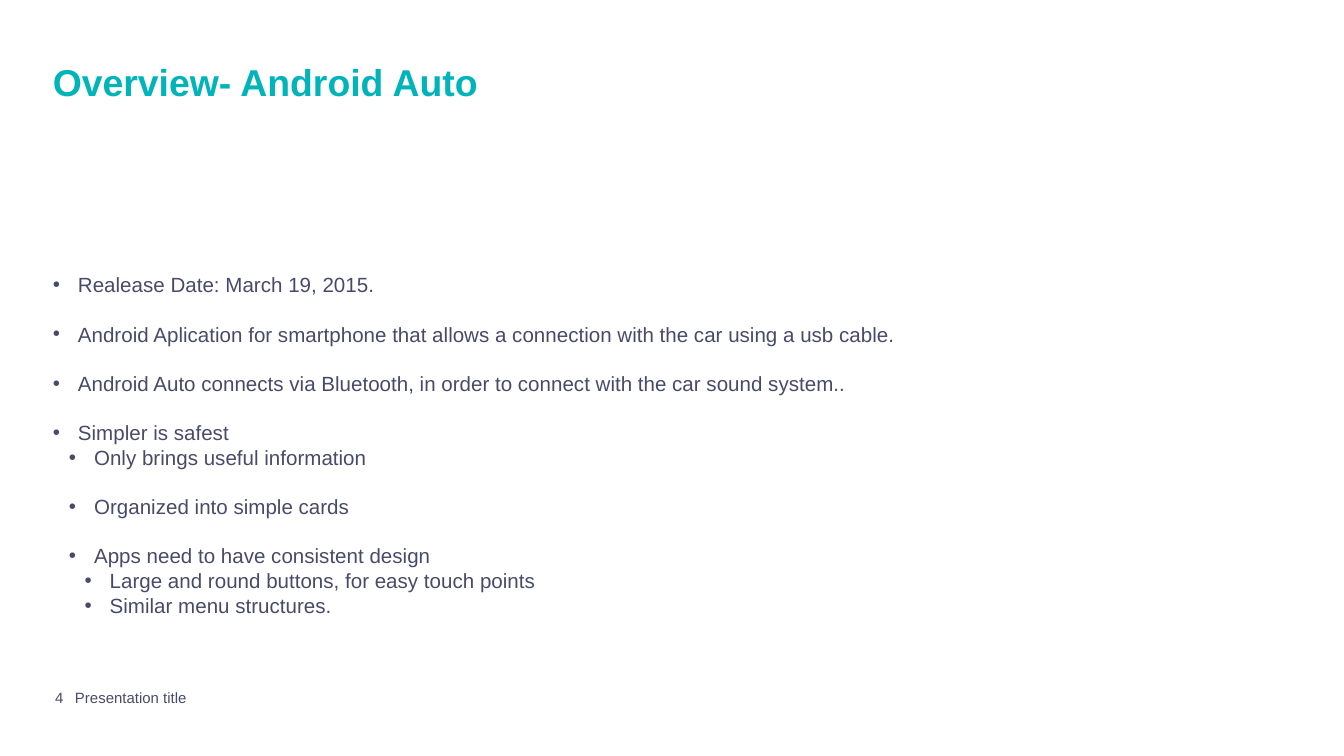
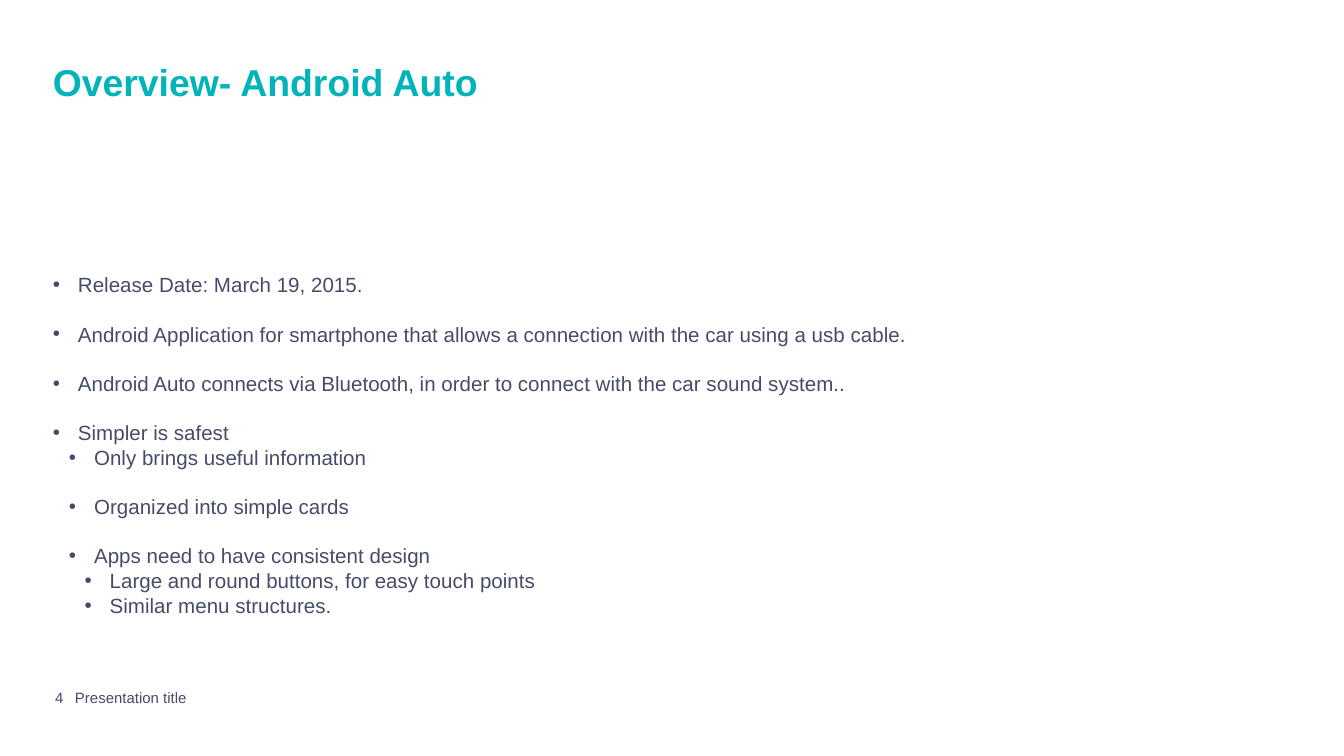
Before and after one commit to mpiresgro/AndroidAutoInfo, a slide deck: slide 4 of Final/Presentation_Joao_Mauro.pptx. Drawn at 1344x756 pixels with LibreOffice and Linux fonts; fonts in the diff are those of the drawing; background and template pictures are left out. Boxes give left, top, right and bottom in pixels: in the first picture for what was removed or moved away, otherwise in the second. Text is boxed around its words. In the diff, an @@ line names an element or a change of style, - is before the commit and + after.

```diff
--- a/Final/Presentation_Joao_Mauro.pptx
+++ b/Final/Presentation_Joao_Mauro.pptx
@@ text at <box>78,277,906,346</box>: text changed @@
-• Realease Date: March 19, 2015.
-• Android Aplication for smartphone that allows a connection with the car using a usb cable.
+• Release Date: March 19, 2015.
+• Android Application for smartphone that allows a connection with the car using a usb cable.
```
Also in this commit, not shown: 12 other slides changed, 18 slides removed.
